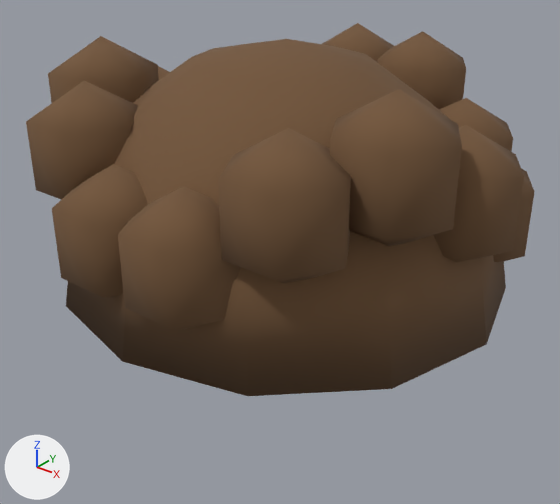
The glTF model public/assets/island/characters/wear/hair_curly_low.glb as it was, and as the next commit left it.
Before and after are seen from a 50 mm lens placed at (1.046, -1.331, 2.414), pointed at (0.008, -0.033, 1.609). Every picture has the same lights, and +X, +Y and +Z are marked at lower left. The picture after the commit comes second. Both versions are drawn at the pose saved in each file; the numbers are the values there.
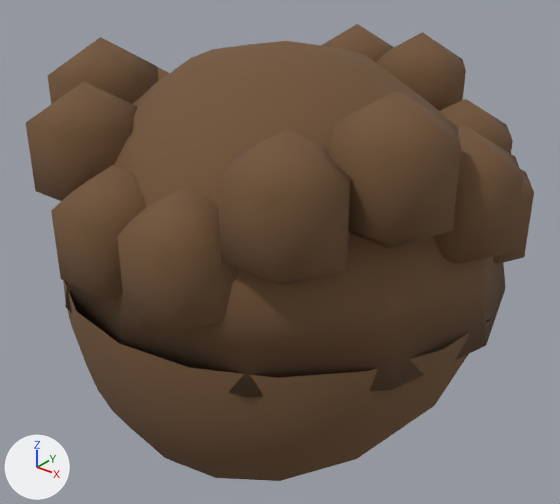
The change, as a diff of the scene's bpy script:
```diff
--- a/public/assets/island/characters/wear/hair_curly_low.glb.py
+++ b/public/assets/island/characters/wear/hair_curly_low.glb.py
@@ me_mesh_0 @@
 # used by ob_mesh_0; location = (0.0, 0.0, 0.0)
-me_mesh_0.from_pydata(...)  # 246 vertices, 432 faces; spans x -0.556..0.555, y -0.527..0.529, z 1.551..2.1
+me_mesh_0.from_pydata(...)  # 308 vertices, 528 faces; spans x -0.556..0.555, y -0.528..0.528, z 1.248..2.096
+# me_mesh_0 part 1: the loose piece of 14 vertices spanning x 0.142..0.393, y 0.229..0.446, z 1.646..1.947 is moved by (0.0, -0.674, 0.084)
+# me_mesh_0 part 2: the loose piece of 14 vertices spanning x -0.222..0.029, y -0.527..-0.309, z 1.613..1.912 is moved by (0.0, -0.001, -0.003)
+# me_mesh_0 part 3: the loose piece of 14 vertices spanning x -0.394..-0.143, y 0.229..0.446, z 1.646..1.947 is moved by (0.0, -0.674, 0.084)
+# me_mesh_0 part 4: the loose piece of 14 vertices spanning x -0.514..-0.262, y -0.294..-0.077, z 1.789..2.088 is moved by (0.0, -0.001, -0.003)
+# me_mesh_0 part 5: the loose piece of 14 vertices spanning x -0.556..-0.305, y -0.107..0.11, z 1.691..1.99 is moved by (0.0, -0.001, -0.003)
+# me_mesh_0 part 6: the loose piece of 14 vertices spanning x -0.222..0.029, y 0.312..0.529, z 1.77..2.068 is moved by (0.0, -0.001, -0.003)
+# me_mesh_0 part 7: the loose piece of 14 vertices spanning x -0.03..0.221, y 0.312..0.529, z 1.77..2.068 is moved by (0.0, -0.001, -0.003)
+# me_mesh_0 part 8: the loose piece of 50 vertices spanning x -0.535..0.533, y -0.521..0.493, z 1.551..2.1 is rebuilt with 50 vertices and now spans x -0.535..0.533, y -0.522..0.492, z 1.549..2.096
+# me_mesh_0 part 9: a new loose piece of 62 vertices spanning x -0.524..0.522, y -0.524..0.018, z 1.248..1.594, in mat_hair (brown #735538)
+# other edits to the shape of me_mesh_0 do not show in these pictures
 me_mesh_0.materials.append(mat_hair)
```

Location of each change, [x1, y1, x2, y2] in pixels of the pictures (560 x 504 px; the box of a moved part takes in the faces that stretch with it):
'Mesh_0', reshaped (22% taller): before [26, 23, 534, 396]; after [26, 24, 534, 481]
part 1 of me_mesh_0, moved or reshaped: before [439, 98, 513, 151]; after [218, 129, 351, 285]
part 2 of me_mesh_0, moved or reshaped: before [52, 164, 147, 298]; after [51, 165, 146, 299]
part 3 of me_mesh_0, moved or reshaped (not visible before): after [26, 82, 138, 201]
part 4 of me_mesh_0, moved or reshaped: before [48, 36, 159, 103]; after [48, 37, 158, 104]
part 5 of me_mesh_0, moved or reshaped (mostly hidden): before [158, 66, 170, 80]; after [157, 67, 169, 81]
part 6 of me_mesh_0, moved or reshaped: before [322, 23, 394, 61]; after [321, 24, 394, 63]
part 7 of me_mesh_0, moved or reshaped: before [376, 31, 466, 109]; after [376, 32, 466, 111]
part 8 of me_mesh_0, rebuilt: before [66, 39, 506, 396]; after [65, 41, 505, 398]
part 9 of me_mesh_0, added (brown): after [63, 280, 491, 481]
